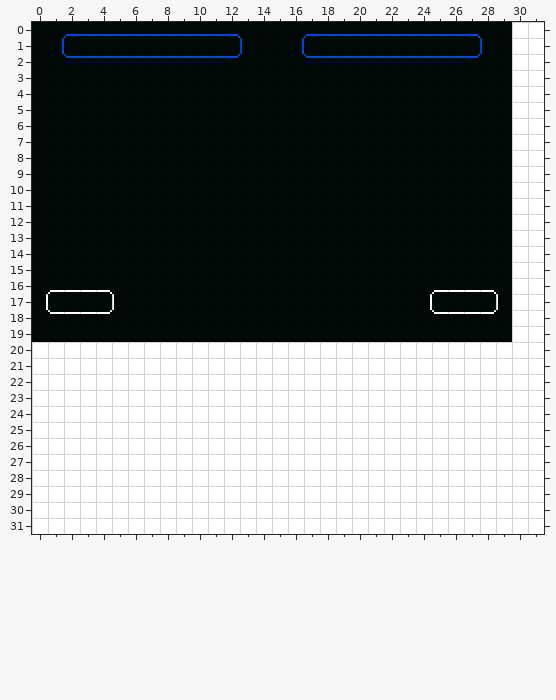
An edit to a level. Tiled map, assets/ui.tmx. The picture above is the old version.
Cells are 8x8 px. Shown: x 0..31, y 0..31. Tiles whose own drawing changed are shown in their newer look in all pictures.
After the commit:
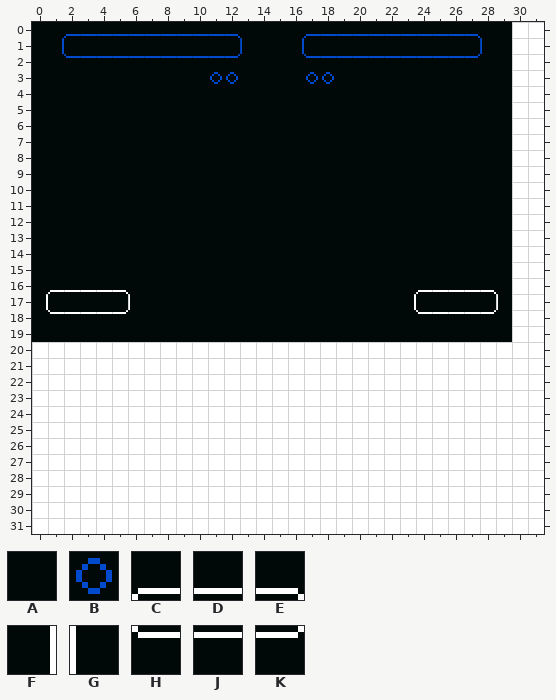
Key: from "gameTiles": A 0, B 129, C 236, D 237, E 238, F 267, G 271, H 300, J 301, K 302.
_ is an empty cell, . an unchanged one.
The edit:
--- layer "Tile Layer 1"
@@ x 11..18 @@
- 3 AA....AA
+ 3 BB....BB
@@ x 4..25 @@
-16 EA..................AC
-17 .GA................AF.
-18 KA..................AH
+16 DE..................CD
+17 .AG................FA.
+18 JK..................HJ
Where, in picture pixels (left, top, right, bottom), the same in both pictures:
changed: (210, 72, 238, 84)
changed: (306, 72, 334, 84)
changed: (110, 290, 130, 314)
changed: (414, 290, 434, 314)
